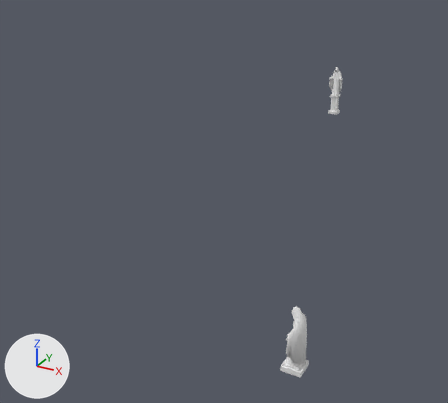
An edit to the OBJ model GameEngine_101/assets/models/Statue.obj, drawn before and after from the same camera.
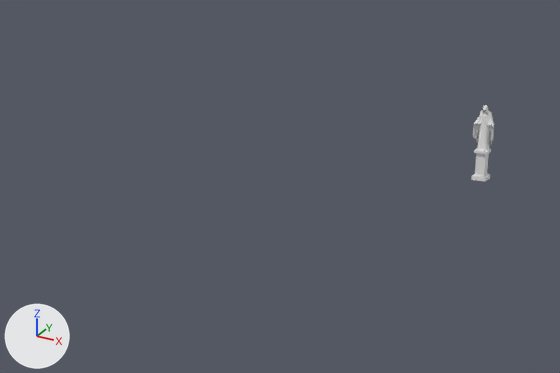
Each version is shown whole from a 50 mm lens placed at (19.7, -55.6, 17.0), pointed at (-0.7, -18.5, -1.6), then close up on the part from 8% to 86% of the width and 0% to 58% of the height. Arrows for +X, +Y and +Z are at lower left; the lights stay in place. Where no turn or scale is listed for an object, it has been applied to the vertices.

The scene before the commit, as lines of its bpy script (objects in view):
```python
me_statue = bpy.data.meshes.new('Statue')
me_statue.from_pydata(...)  # 416 vertices, 674 faces; spans x -0.7..12.5, y -36.2..3.7, z 0.0..4.6
me_statue.materials.append(mat_statue01)  # white #e7e7e7
ob_statue = bpy.data.objects.new('Statue', me_statue)
ob_statue.location = (0.0, 0.0, 0.0)
```
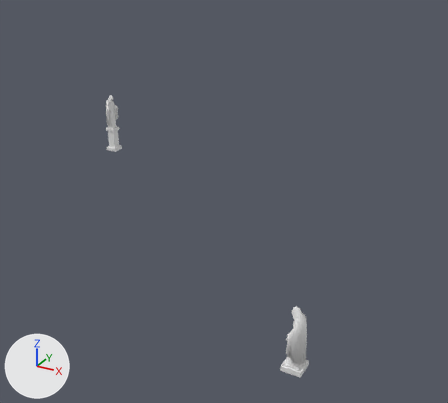
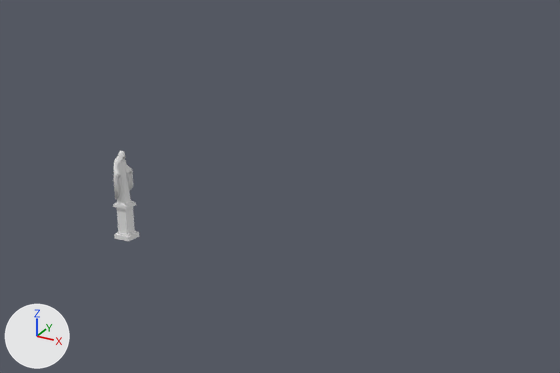
The newer file is also turned or shifted as a whole; pictures and numbers use the older file's frame.

What differs and where, as boxes (x1, y1, x2, y2) in the close-ups (560 x 373 px; the box of a moved part takes in the faces that stretch with it):
'Statue', reshaped
    before: (471, 105, 494, 182)
    after: (113, 151, 139, 241)
part 1 of me_statue, moved or reshaped
    before: (471, 173, 490, 182)
    after: (114, 231, 139, 241)
part 2 of me_statue, moved or reshaped
    before: (475, 153, 489, 176)
    after: (117, 207, 135, 234)
part 3 of me_statue, moved or reshaped
    before: (474, 148, 491, 155)
    after: (113, 201, 136, 209)
part 4 of me_statue, moved or reshaped
    before: (473, 105, 494, 150)
    after: (113, 151, 133, 204)

The change in detail:
me_statue has 416 vertices, 674 faces and spans x -0.7..12.5, y -36.2..3.7, z 0.0..4.6.
me_statue is used by ob_statue; location (0.0, 0.0, 0.0).
me_statue part 1: the loose piece of 16 vertices spanning x -0.5..0.5, y 2.7..3.7, z 0.0..0.3 is turned 90 degrees about the z axis through its middle, then moved by (-12.4, -19.7, 0.0).
me_statue part 2: the loose piece of 8 vertices spanning x -0.3..0.3, y 2.9..3.5, z 0.3..1.7 is turned 90 degrees about the z axis through its middle, then moved by (-12.4, -19.7, 0.0).
me_statue part 3: the loose piece of 16 vertices spanning x -0.4..0.4, y 2.8..3.6, z 1.7..1.9 is turned 90 degrees about the z axis through its middle, then moved by (-12.4, -19.7, 0.0).
me_statue part 4: the loose piece of 150 vertices spanning x -0.7..0.7, y 2.9..3.7, z 1.9..4.6 is turned 90 degrees about the z axis through its middle, then moved by (-12.4, -19.8, 0.0).
